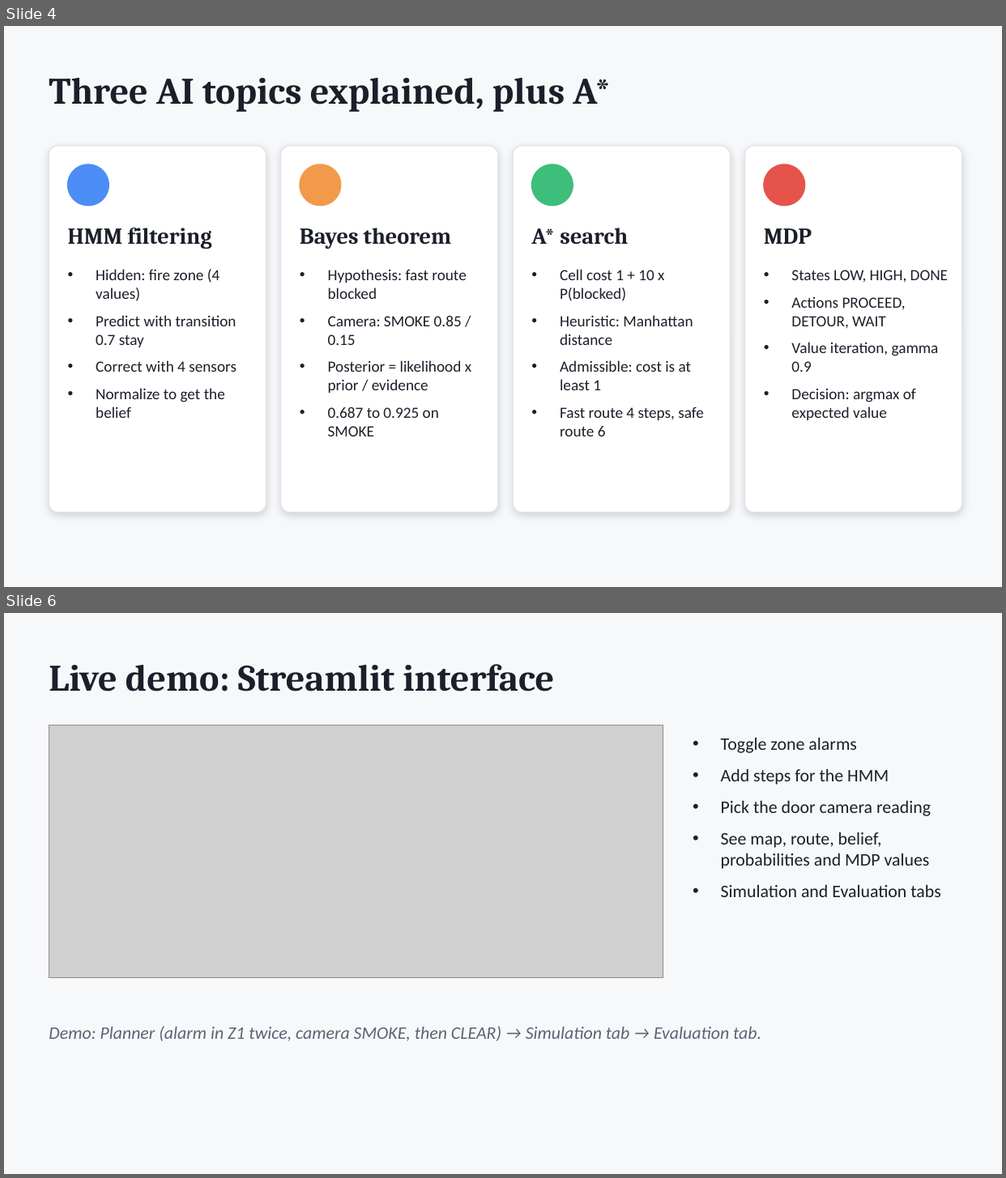
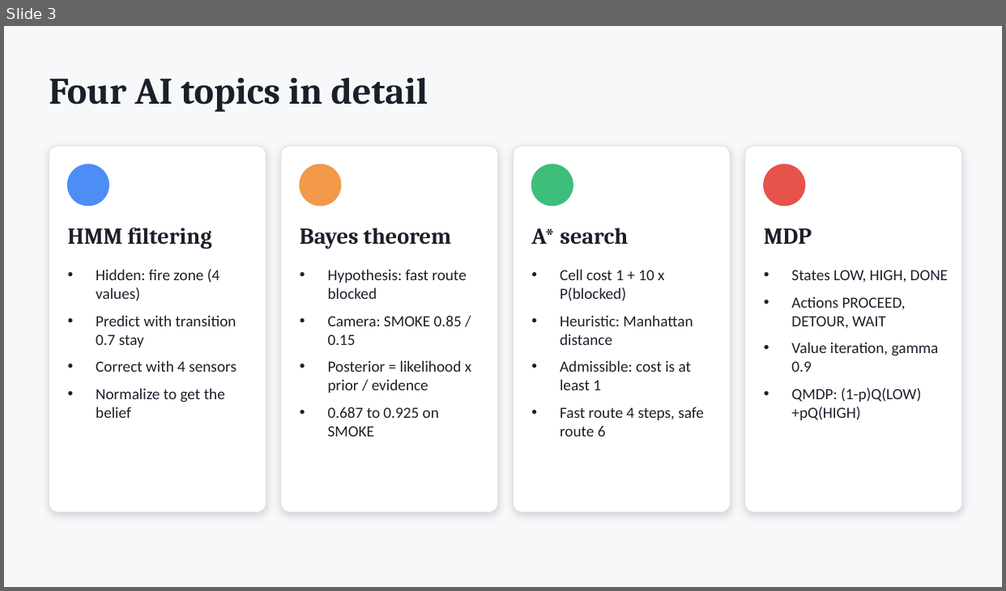
Before and after one commit to eerier79/evacuation-ai-assistant, a slide deck: docs/Presentation.pptx. Shown one above the other, each under a label of ours: slides 4 and 6 before the commit, slide 3 after it; the slides between them are not shown. The pictures are 1006x1178 and 1006x591 pixels, drawn with LibreOffice and Linux fonts; fonts in the diff are those of the drawing; grey boxes stand for pictures. Boxes give left, top, right and bottom in pixels: in the first picture for what was removed or moved away, otherwise in the second. Text is boxed around its words. In the diff, an @@ line names an element or a change of style, - is before the commit and + after.

```diff
--- a/docs/Presentation.pptx
+++ b/docs/Presentation.pptx
@@ slide 6 removed at (4, 613, 1002, 1174), background #F7F8FA @@
@@ text removed at (49, 664, 554, 692) @@
-Live demo: Streamlit interface
@@ picture removed at (49, 726, 663, 978) @@
@@ text removed at (721, 738, 940, 897) @@
-• Toggle zone alarms
-• Add steps for the HMM
-• Pick the door camera reading
-• See map, route, belief, probabilities and MDP values
-• Simulation and Evaluation tabs
@@ text removed at (49, 1026, 761, 1041) @@
-Demo: Planner (alarm in Z1 twice, camera SMOKE, then CLEAR) → Simulation tab → Evaluation tab.
@@ what was slide 4 is now slide 3 @@
@@ slide 3 changed as well @@
@@ text at (49, 78, 428, 112): text changed @@
-Three AI topics explained, plus A*
+Four AI topics in detail
@@ text at (791, 388, 921, 420): text changed @@
-• Decision: argmax of expected value
+• QMDP: (1-p)Q(LOW)+pQ(HIGH)
```
Also in this commit, not shown: 4 other slides changed, 2 slides added, 1 other slide removed, 36 other files.
